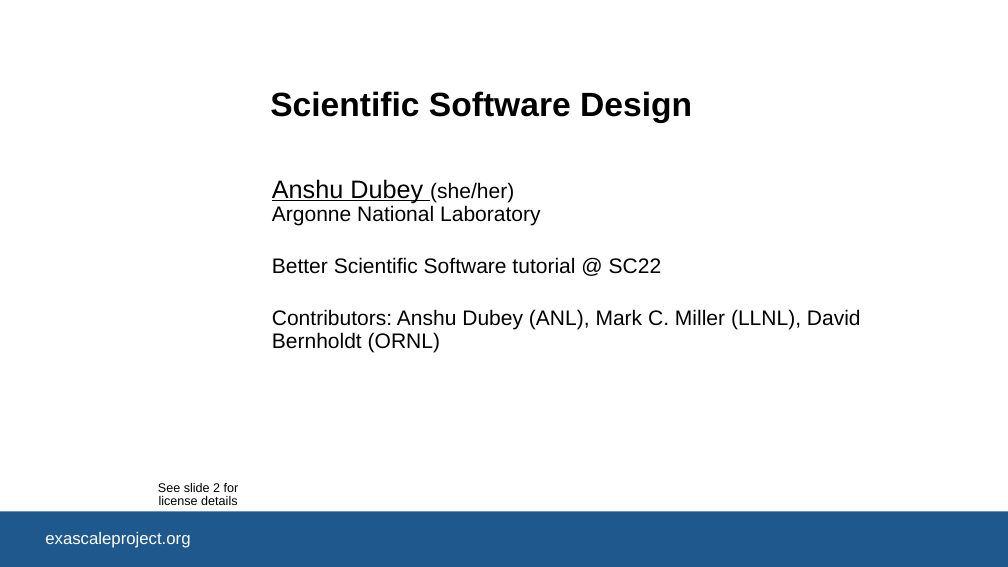
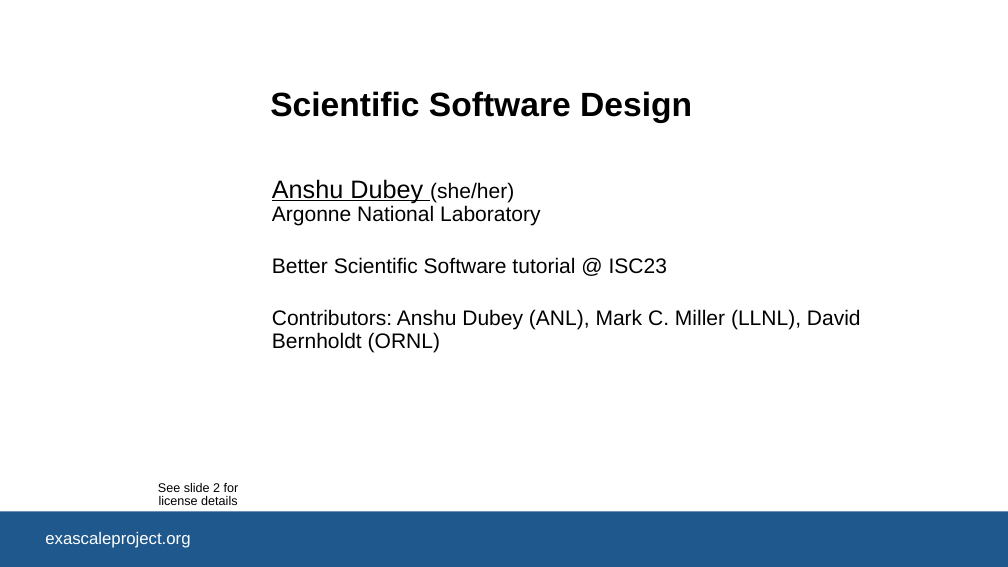
Before and after one commit to bssw-tutorial/presentations, a slide deck: slide 1 of design-a.pptx. Drawn at 1008x567 pixels with LibreOffice and Linux fonts; fonts in the diff are those of the drawing; background and template pictures are left out. Boxes give left, top, right and bottom in pixels: in the first picture for what was removed or moved away, otherwise in the second. Text is boxed around its words. In the diff, an @@ line names an element or a change of style, - is before the commit and + after.

```diff
--- a/design-a.pptx
+++ b/design-a.pptx
@@ subtitle at bbox=[272, 257, 667, 274]: text changed @@
-Better Scientific Software tutorial @ SC22
+Better Scientific Software tutorial @ ISC23
```
Also in this commit, not shown: 1 slide removed, 2 other files.
